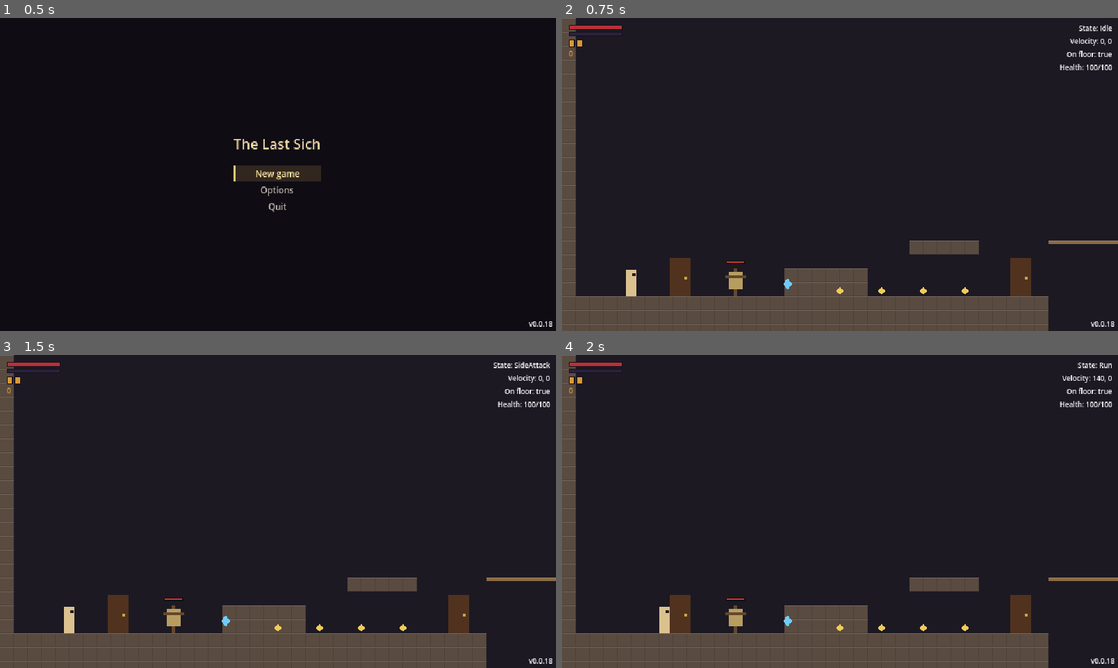
Above: before the commit, frames 1-4 (two rows, left to right).
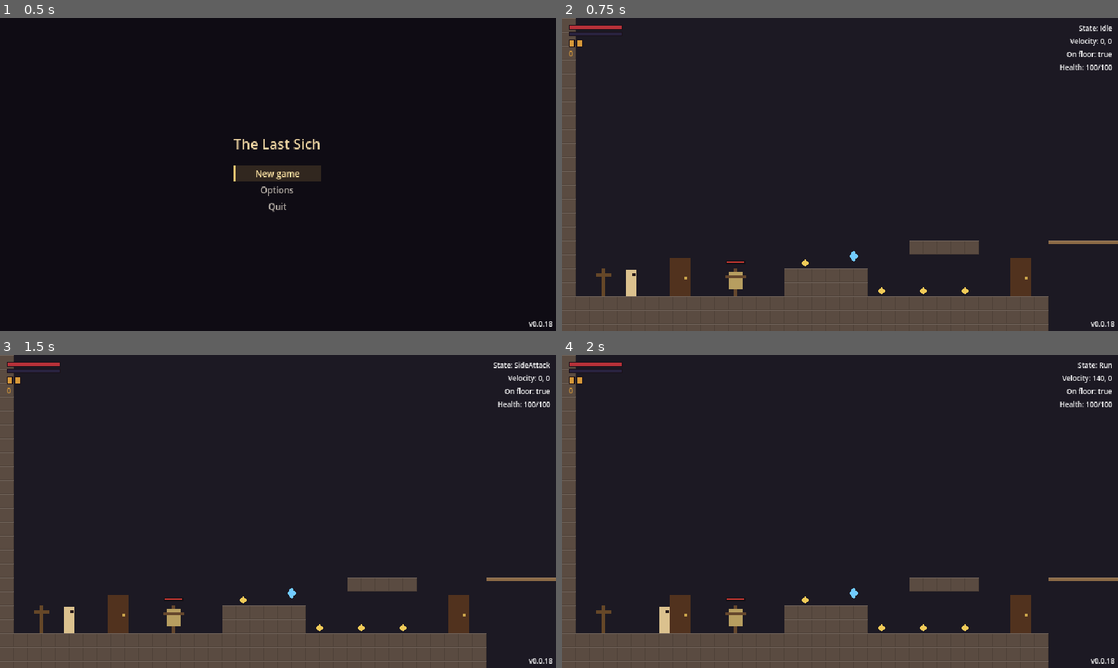
Above: after the commit, the same moments.

Repository: yuriisytnyk1996/The-Last-Sich
Game: Godot game, scene res://ui/menus/main_menu/main_menu.tscn
Two runs of this game, one before a commit and one after it. Both use one fixed random seed, a clock stepped at 60 frames per second and the inputs below.
Inputs (mouse positions are in pixels of both pictures, inside the frame that each line leads up to):
- Up to frame 1 (0.5 s): no input
- Up to frame 2 (0.75 s): click "New game" at 0.5 s
- Up to frame 3 (1.5 s): tap Enter (ui_accept) at 1.25 s; move the mouse to (400, 495) at 1.27 s; hold D (move_right) from 1.28 s (still down); hold J (attack) from 1.28 s (still down); click (400, 495) at 1.42 s
- Up to frame 4 (2 s): keep holding D (move_right); keep holding J (attack); tap Space (jump) at 1.52 s

Frame 1 is identical in both runs. In frame 2, 0.2% of the frame differs, in the area x 6-54%, y 74-89%; in frame 3, 0.2%; in frame 4, 0.2%.

Commit message:
fix(rooms): add a test room rest point, lift items out of the step
The owl feather and the tier relic were placed inside the test room's
low step; both now lie on top of it. A rest point at the far left of
the test room saves walking to the test house to rest.

Diff:
--- a/levels/rooms/test_room/logic.tscn
+++ b/levels/rooms/test_room/logic.tscn
@@ -11,6 +11,7 @@
 [ext_resource type="Resource" path="res://actors/player/items/charms/quick_bracer.tres" id="22_quick_bracer"]
 [ext_resource type="Resource" path="res://actors/player/items/charms/raven_eye.tres" id="23_raven_eye"]
 [ext_resource type="Resource" path="res://actors/player/items/charms/owl_feather.tres" id="24_owl_feather"]
+[ext_resource type="PackedScene" path="res://levels/objects/rest_point.tscn" id="25_rest"]
 [ext_resource type="Resource" path="res://actors/player/items/dumas/burning_steppe.tres" id="duma_burning_steppe"]
 [ext_resource type="Resource" path="res://actors/player/items/dumas/black_sea_storm.tres" id="duma_black_sea_storm"]
 [ext_resource type="Resource" path="res://actors/player/items/dumas/thunderbolt.tres" id="duma_thunderbolt"]
@@ -56,6 +57,9 @@
 target_exit = &"Door"
 arrival_facing = -1
 
+[node name="RestPoint" parent="." instance=ExtResource("25_rest")]
+position = Vector2(48, 320)
+
 [node name="TrainingDummy" parent="." instance=ExtResource("5_dummy")]
 position = Vector2(200, 320)
 
@@ -71,7 +75,7 @@
 position = Vector2(944, 288)
 
 [node name="TierRelic" parent="." instance=ExtResource("90_relic")]
-position = Vector2(260, 320)
+position = Vector2(336, 288)
 
 [node name="Items" type="Node2D" parent="."]
 
@@ -88,7 +92,7 @@
 item = ExtResource("23_raven_eye")
 
 [node name="OwlFeather" parent="Items" instance=ExtResource("20_pickup")]
-position = Vector2(320, 320)
+position = Vector2(280, 288)
 item = ExtResource("24_owl_feather")
 
 [node name="BurningSteppe" parent="Items" instance=ExtResource("20_pickup")]
Not shown, changed: docs/systems/rest-points.md
Not shown, changed: docs/systems/rooms.md
